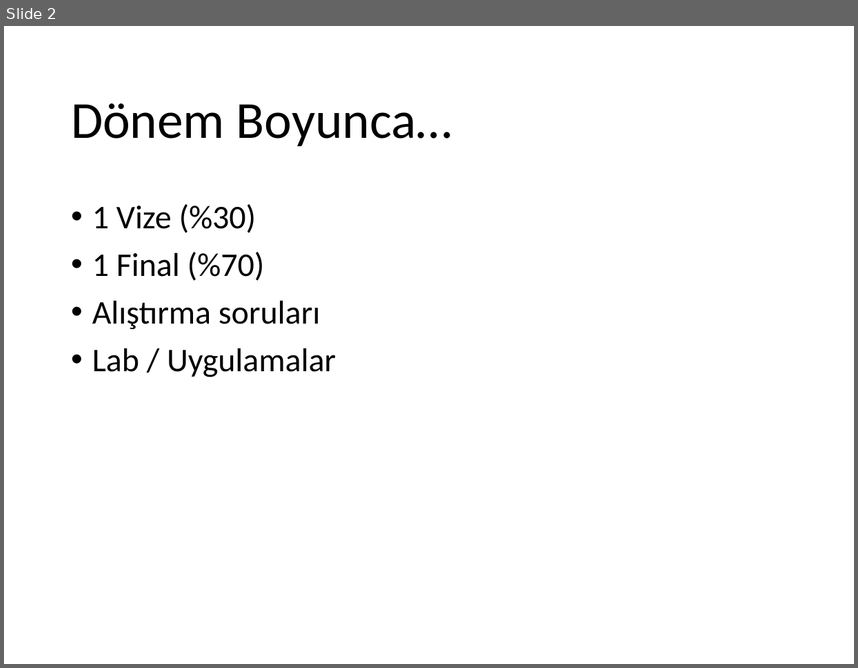
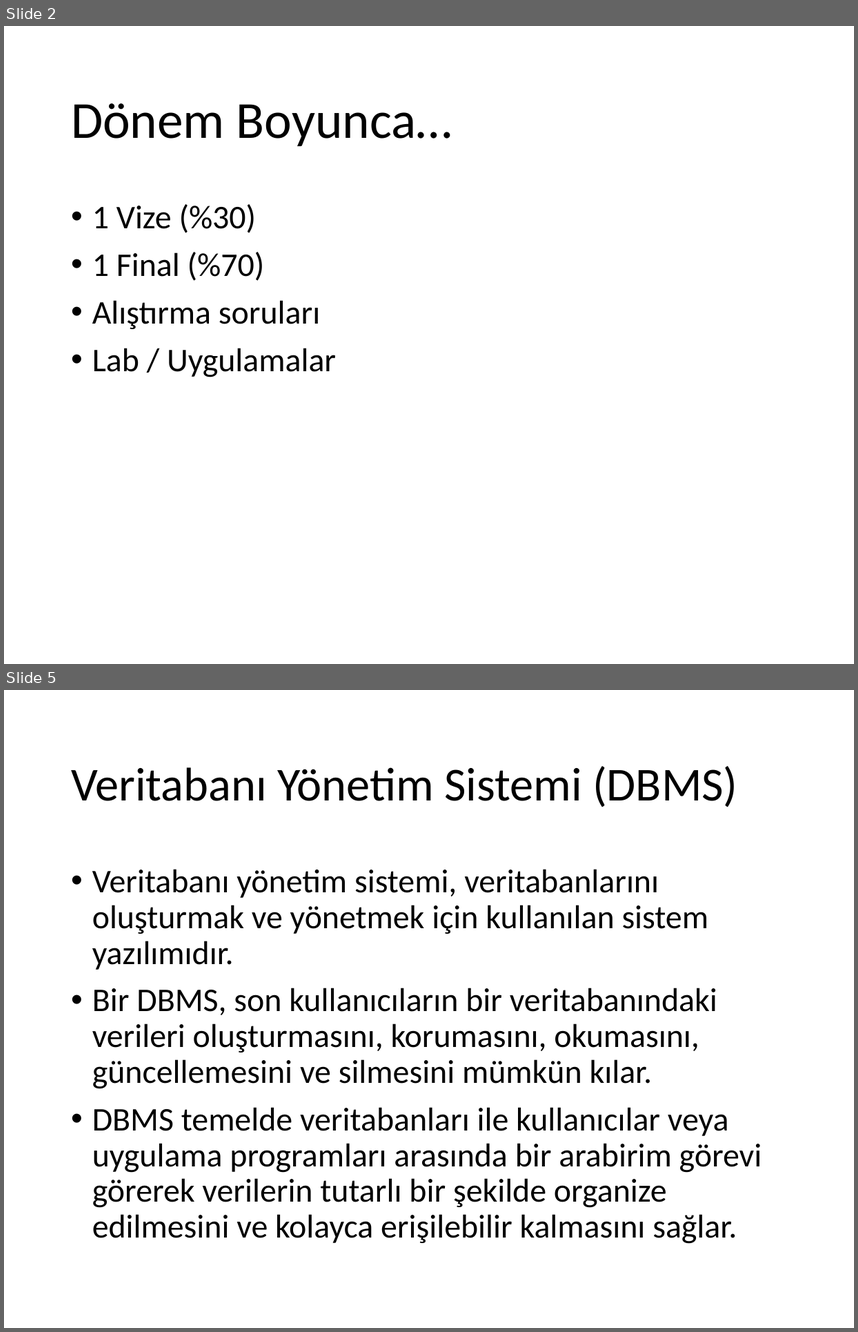
Before and after one commit to ihpar/dbms, a slide deck: Slides/Ders 0.pptx. Shown one above the other, each under a label of ours: slide 2 before the commit, slides 2 and 5 after it; the slides between them are not shown. The pictures are 858x668 and 858x1332 pixels, drawn with LibreOffice and Linux fonts; fonts in the diff are those of the drawing. Boxes give left, top, right and bottom in pixels: in the first picture for what was removed or moved away, otherwise in the second. Text is boxed around its words. In the diff, an @@ line names an element or a change of style, - is before the commit and + after.

```diff
--- a/Slides/Ders 0.pptx
+++ b/Slides/Ders 0.pptx
@@ slide 5 added at [4,690,854,1328], background #FFFFFF @@
@@ title added at [71,766,738,807], 40 pt, text #000000 @@
+Veritabanı Yönetim Sistemi (DBMS)
@@ text added at [92,869,762,1243], 28 pt, text #000000 @@
+• Veritabanı yönetim sistemi, veritabanlarını oluşturmak ve yönetmek için kullanılan sistem yazılımıdır.
+• Bir DBMS, son kullanıcıların bir veritabanındaki verileri oluşturmasını, korumasını, okumasını, güncellemesini ve silmesini mümkün kılar.
+• DBMS temelde veritabanları ile kullanıcılar veya uygulama programları arasında bir arabirim görevi görerek verilerin tutarlı bir şekilde organize edilmesini ve kolayca erişilebilir kalmasını sağlar.
```
Also in this commit, not shown: 1 slide changed, 5 other slides added.
